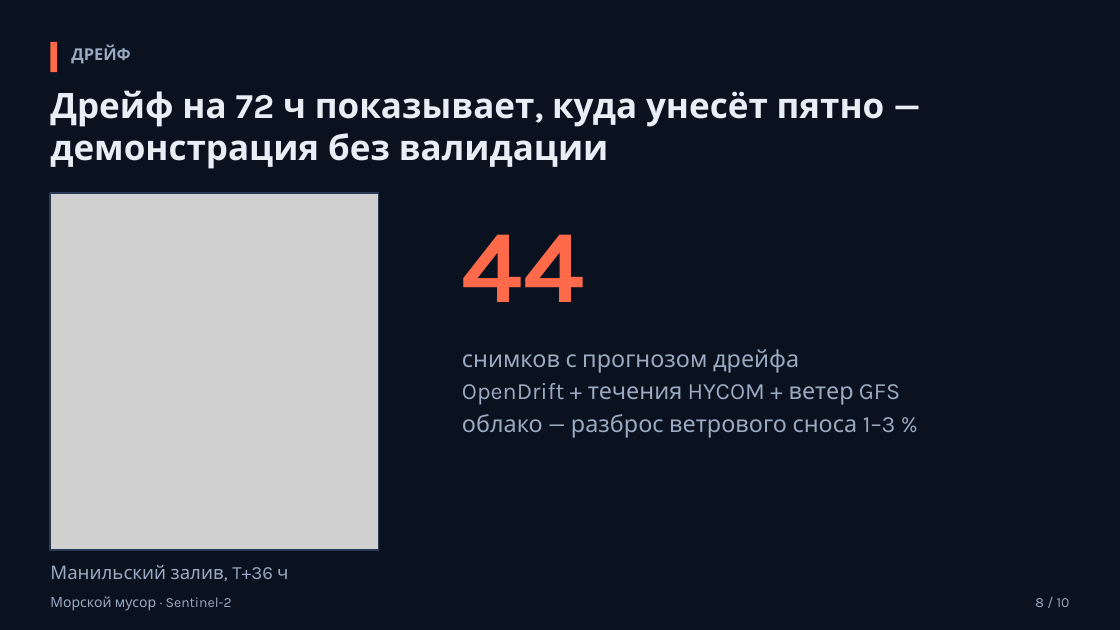
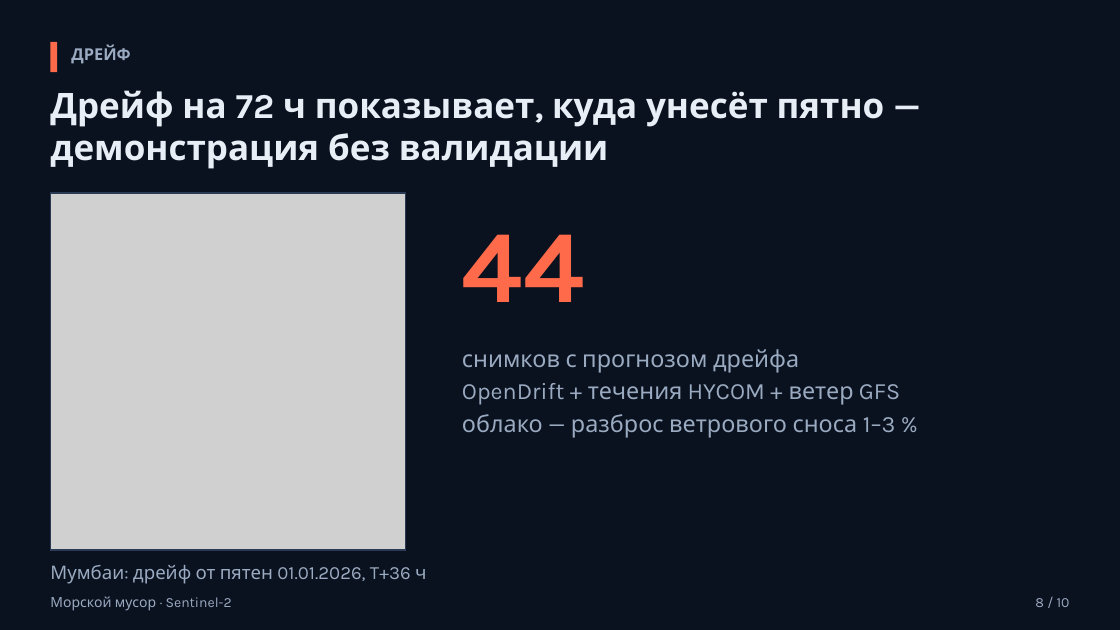
Before and after one commit to azama2t/final-cosmohack, a slide deck: slide 8 of reports/deck.pptx. Drawn at 1120x630 pixels with LibreOffice and Linux fonts; fonts in the diff are those of the drawing; grey boxes stand for pictures. Boxes give left, top, right and bottom in pixels: in the first picture for what was removed or moved away, otherwise in the second. Text is boxed around its words. In the diff, an @@ line names an element or a change of style, - is before the commit and + after.

Commit message:
docs: свежие кадры интерфейса, дека и речь по лучшему надёжному району (Мумбаи)

```diff
--- a/reports/deck.pptx
+++ b/reports/deck.pptx
@@ picture: place and size @@
-picture at box(50, 193, 379, 550)
+picture at box(50, 193, 406, 550)
@@ rectangle: place and size @@
-rectangle at box(50, 193, 379, 550)
+rectangle at box(50, 193, 406, 550)
@@ text at box(50, 565, 426, 584): text changed @@
-Манильский залив, T+36 ч
+Мумбаи: дрейф от пятен 01.01.2026, T+36 ч
```
Also in this commit, not shown: 4 other slides changed, 23 other files.
